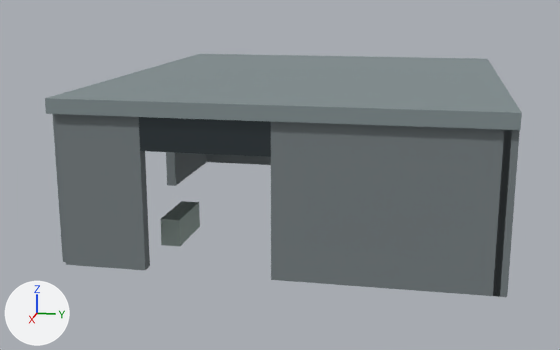
Before and after pictures for a commit that changed the glTF model public/assets/west-triage.glb.
Before and after are seen from a camera (50 mm lens) standing at (18.6, 25.9, 13.0) and looking at (-24.5, 17.3, 2.2). The axes (+X, +Y, +Z) are drawn at lower left. The lights are the same throughout. The older version comes first. Vertices at exactly the same position are counted once.

The first picture shows 'west-triage'.
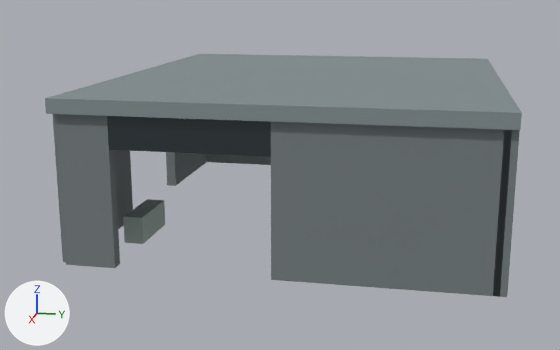
Scene script edits in JSON lines:
```json
{"block": "me_cube_001", "where": "me_cube_001.from_pydata(...)  # 352 vertices, 528 faces; spans x -0.6..23.1, y -10.3..10.3, z -3.7..4.3"}
{"block": "me_cube_001", "where": "# used by ob_west_triage; location = (-36.5, 19.0, 3.65)"}
{"block": "me_cube_001", "change": "me_cube_001 part 1: the loose piece of 8 vertices spanning x 15.1..15.9, y 9.4..9.6, z -3.5..-1.0 is scaled about its middle by (0.857, 32.6, 0.667), then moved by (7.0, -13.2, 5.1)"}
{"block": "me_cube_001", "change": "me_cube_001 part 2: 100 of 352 vertices moved; they spanned x 0.2..22.8, y -10.3..8.5, z -3.7..3.7 and now span x 0.2..22.8, y -8.5..9.6, z -3.7..3.7; mean shift (-0.4, 1.9, -0.8); largest move (0.2, -6.9, 3.4) -> (15.1, 9.6, -3.5)"}
{"block": "me_cube_001", "change": "me_cube_001 part 3: 36 of the faces centred in x 15.8..19.2, y -6.5..-5.5, z -3.7..-2.2 switch from mat_triage_aged_ivory_enamel (grey #aabab5) to mat_wet_graphite_cerakote (dark grey #4d575b)"}
{"block": "me_cube_001", "change": "me_cube_001 part 4: 24 of the faces centred in x 13.1..15.9, y 9.4..9.6, z -3.5..-1.0 switch from mat_triage_aged_ivory_enamel (grey #aabab5) to mat_wet_graphite_cerakote (dark grey #4d575b)"}
```

Where the change shows, as pixel boxes [x1, y1, x2, y2] in the pictures (560 x 350 px; the box of a moved part takes in the faces that stretch with it):
```json
{"part": 1, "of": "me_cube_001", "change": "moved or reshaped", "after": [107, 116, 271, 157], "on screen": "not visible before"}
{"part": 2, "of": "me_cube_001", "change": "moved or reshaped", "before": [55, 114, 271, 270], "after": [55, 114, 165, 268]}
{"part": 3, "of": "me_cube_001", "change": "recoloured", "before": [160, 201, 200, 246]}
{"part": 4, "of": "me_cube_001", "change": "recoloured", "after": [107, 116, 148, 151]}
```
